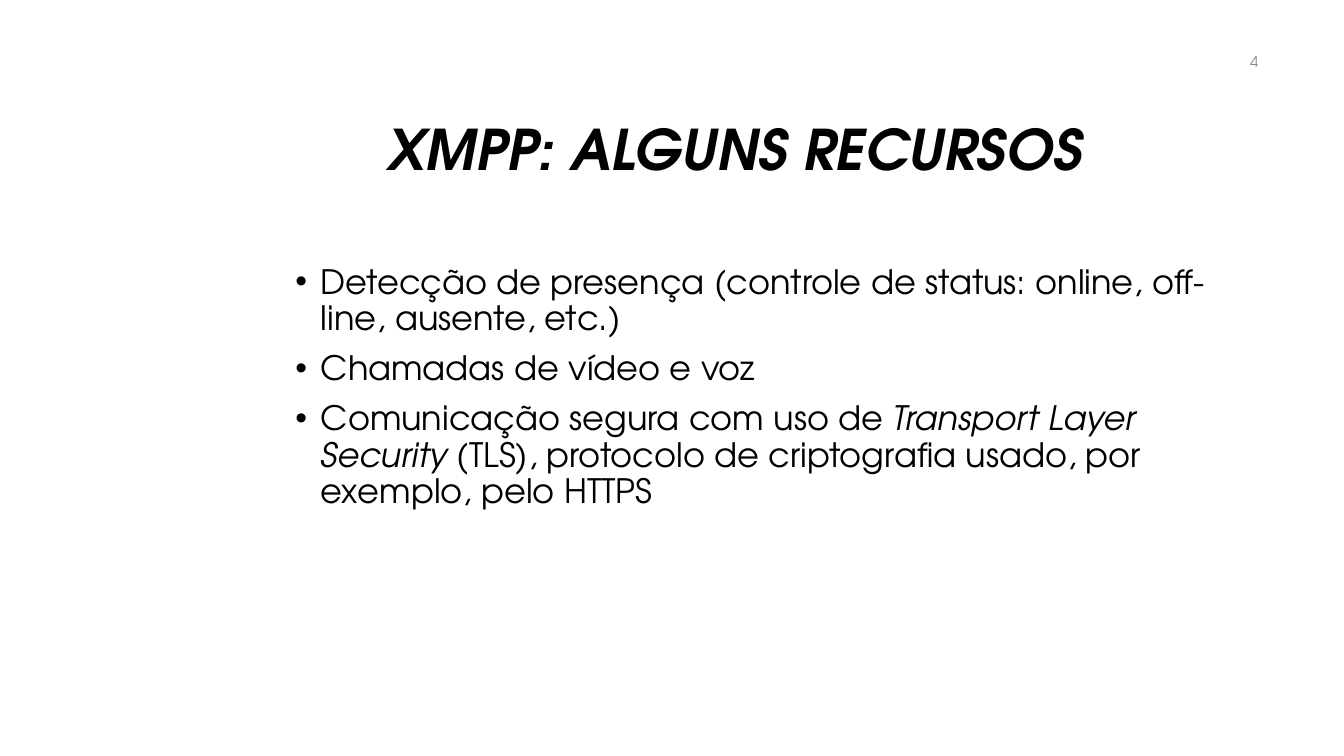
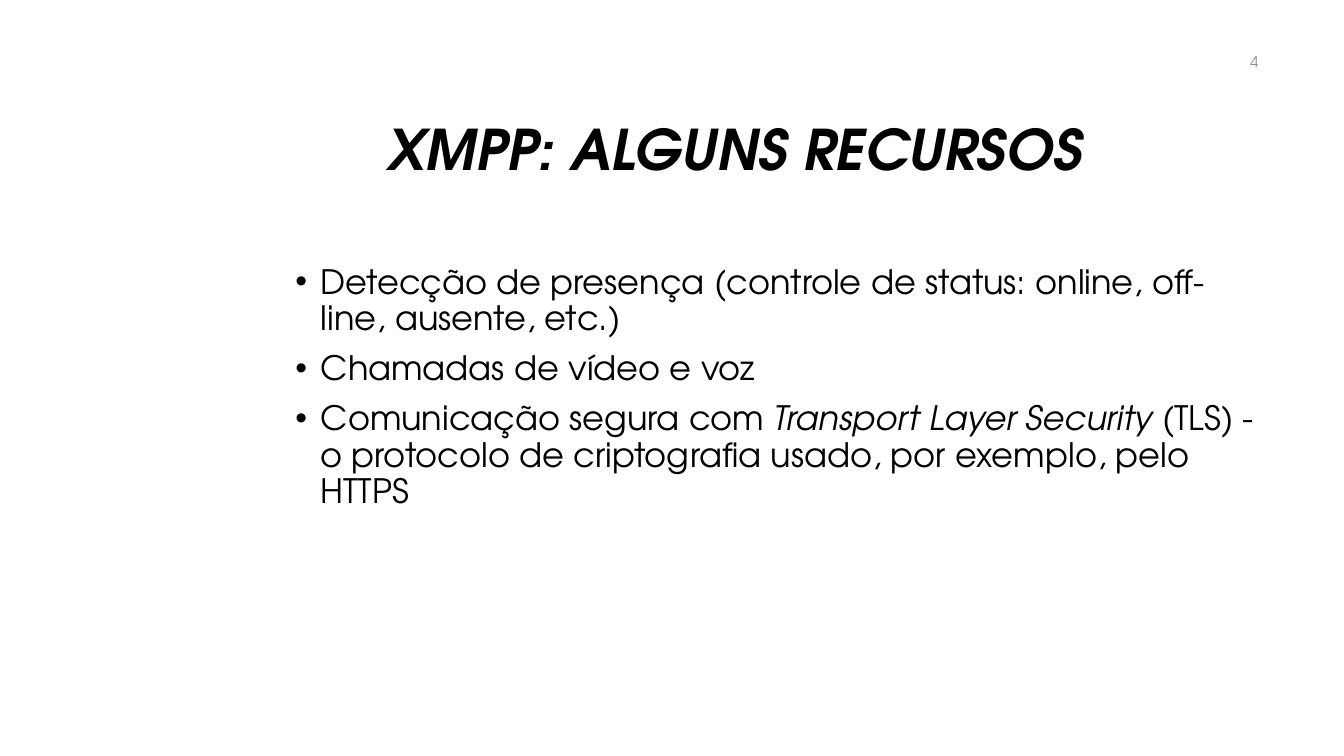
Before and after one commit to manoelcampos/sistemas-distribuidos, a slide deck: slide 4 of projects/06-xmpp-chat-client/xmpp.pptx. Drawn at 1344x756 pixels with LibreOffice and Linux fonts; fonts in the diff are those of the drawing; background and template pictures are left out. Boxes give left, top, right and bottom in pixels: in the first picture for what was removed or moved away, otherwise in the second. Text is boxed around its words. In the diff, an @@ line names an element or a change of style, - is before the commit and + after.

Commit message:
Atualiza apresentação xmpp

```diff
--- a/projects/06-xmpp-chat-client/xmpp.pptx
+++ b/projects/06-xmpp-chat-client/xmpp.pptx
@@ text at (321, 404, 1233, 504): text changed @@
-• Comunicação segura com uso de Transport Layer Security (TLS), protocolo de criptografia usado, por exemplo, pelo HTTPS
+• Comunicação segura com Transport Layer Security (TLS) - o protocolo de criptografia usado, por exemplo, pelo HTTPS
```
Also in this commit, not shown: 3 other slides changed.
